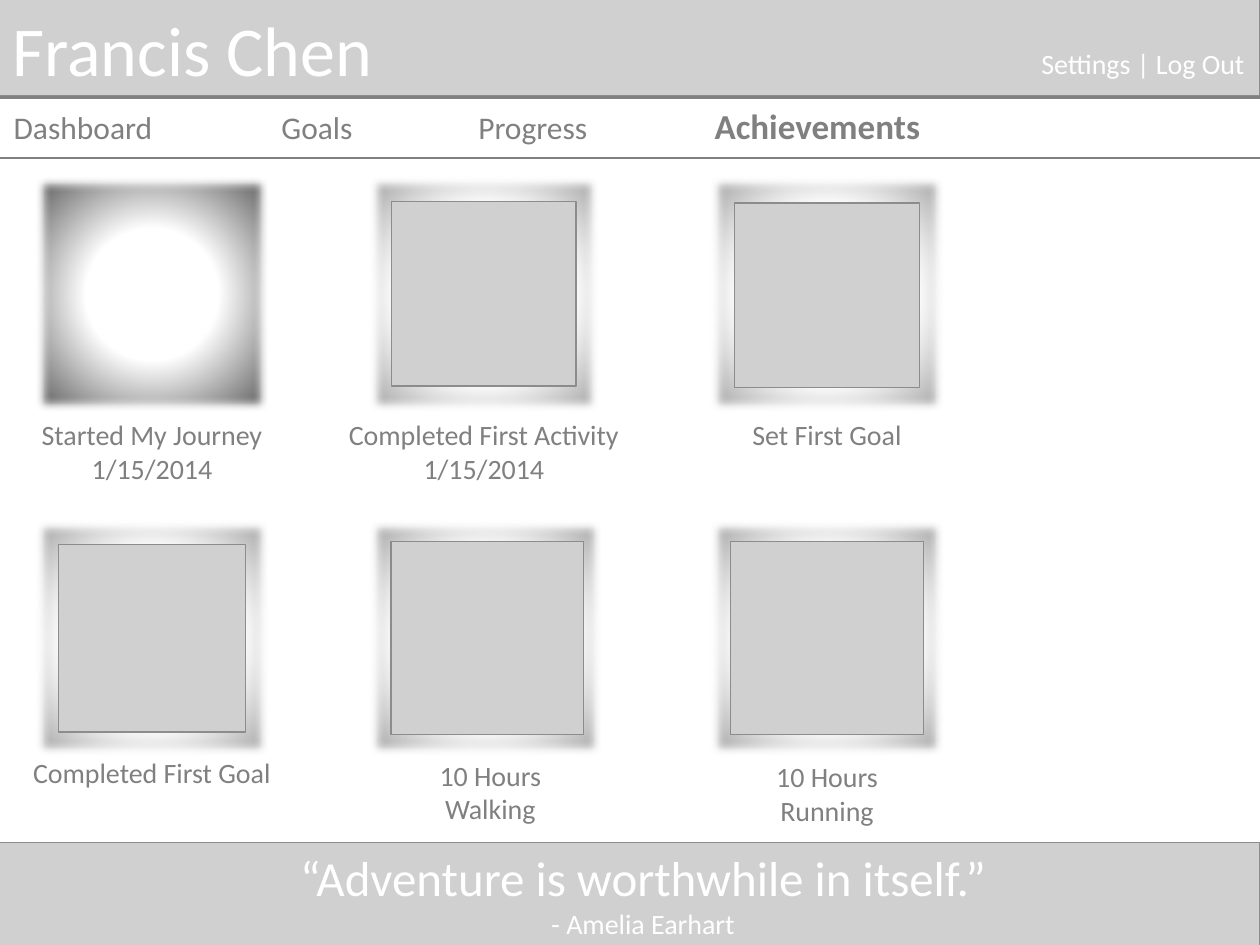
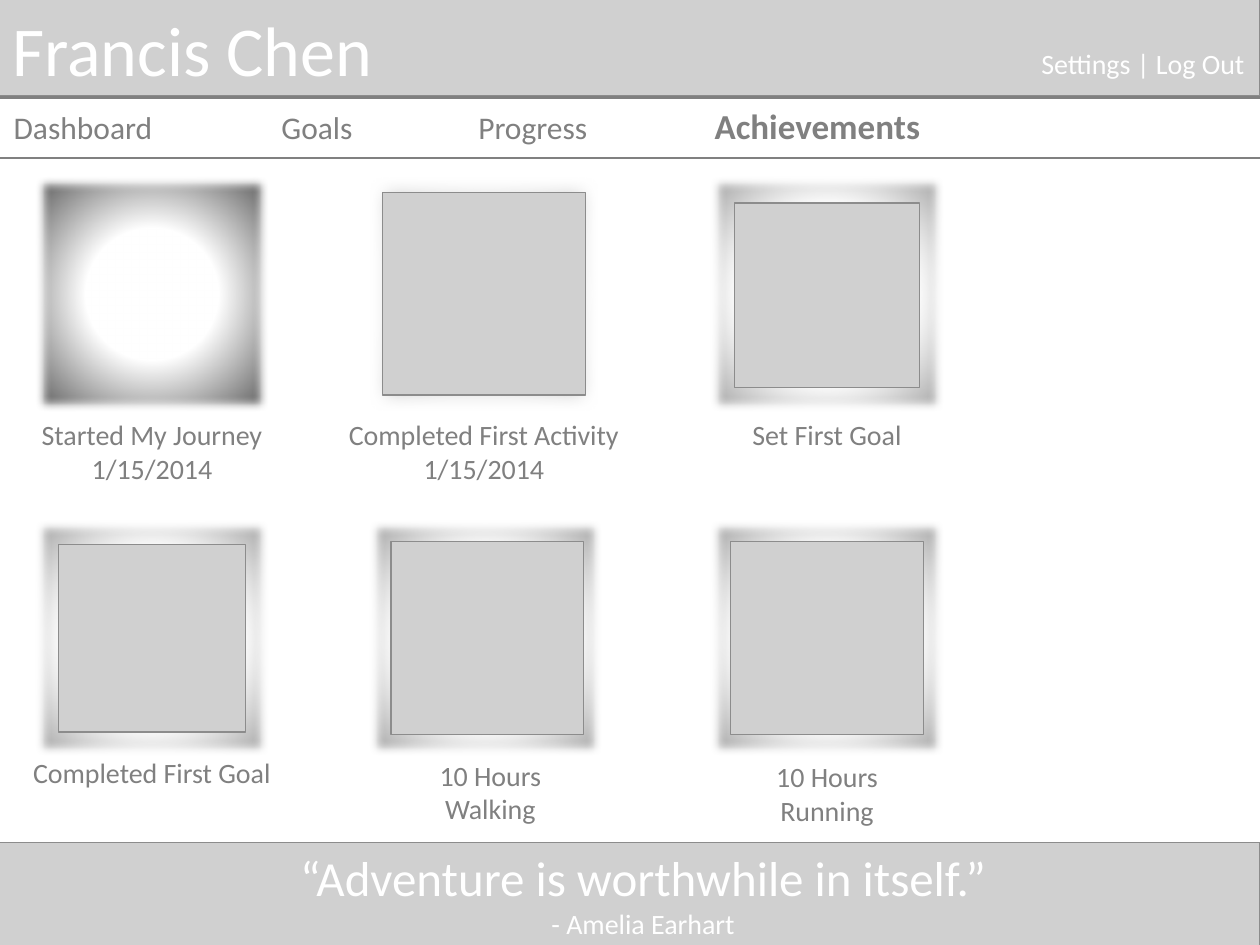
Before and after one commit to fxchen12/AlphaBrosPublic, a slide deck: slide 1 of docs/Mockups/First Draft/Draft Achievements Mockup.pptx. Drawn at 1260x945 pixels with LibreOffice and Linux fonts; fonts in the diff are those of the drawing; grey boxes stand for pictures. Boxes give left, top, right and bottom in pixels: in the first picture for what was removed or moved away, otherwise in the second. Text is boxed around its words. In the diff, an @@ line names an element or a change of style, - is before the commit and + after.

```diff
--- a/docs/Mockups/First Draft/Draft Achievements Mockup.pptx
+++ b/docs/Mockups/First Draft/Draft Achievements Mockup.pptx
@@ rectangle at [369,176,598,412]: fill gradient #FFFFFF to #9C9C9C to gradient #FFFFFF to #BABABA @@
@@ picture: place and size @@
-picture at [392,202,576,386]
+picture at [383,193,586,396]
```
Also in this commit, not shown: 6 other files.
